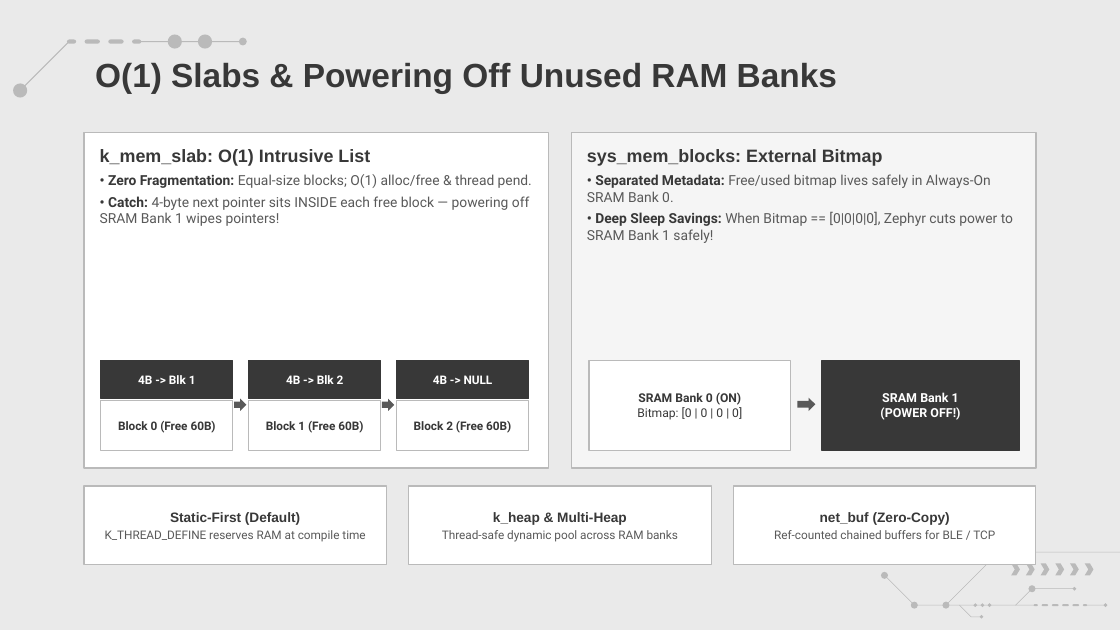
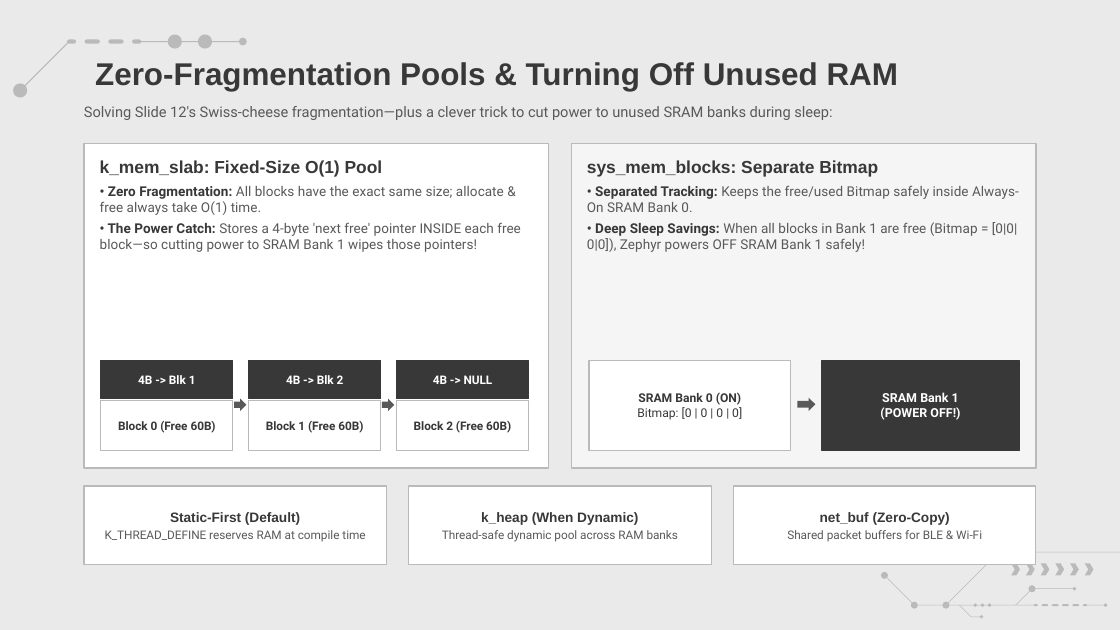
Before and after one commit to amrsaeedcse/zephyr-vs-freertos-presentation, a slide deck: slide 22 of Zephyr_RTOS_vs_FreeRTOS.pptx. Drawn at 1120x630 pixels with LibreOffice and Linux fonts; fonts in the diff are those of the drawing; background and template pictures are left out. Boxes give left, top, right and bottom in pixels: in the first picture for what was removed or moved away, otherwise in the second. Text is boxed around its words. In the diff, an @@ line names an element or a change of style, - is before the commit and + after.

Commit message:
Refine Part II Zephyr narrative, visuals & clarity (Slides 13-34)

```diff
--- a/Zephyr_RTOS_vs_FreeRTOS.pptx
+++ b/Zephyr_RTOS_vs_FreeRTOS.pptx
@@ title at [95, 62, 898, 91]: text changed; size 21.5 to 20.2 pt @@
-O(1) Slabs & Powering Off Unused RAM Banks
+Zero-Fragmentation Pools & Turning Off Unused RAM
@@ text added at [84, 106, 832, 120], 9.4 pt, text #595959 @@
+Solving Slide 12's Swiss-cheese fragmentation—plus a clever trick to cut power to unused SRAM banks during sleep:
@@ rectangle "k_mem_slab: Fixed-Size O(1) Pool": place and size @@
-rectangle "k_mem_slab: Fixed-Size O(1) Pool" at [84, 132, 549, 468]
+rectangle "k_mem_slab: Fixed-Size O(1) Pool" at [84, 143, 549, 468]
@@ rectangle "sys_mem_blocks: Separate Bitmap": place and size @@
-rectangle "sys_mem_blocks: Separate Bitmap" at [571, 132, 1036, 468]
+rectangle "sys_mem_blocks: Separate Bitmap" at [571, 143, 1036, 468]
@@ text in rectangle at [100, 160, 521, 252]: text changed; size 8.9 to 8.7 pt @@
-k_mem_slab: O(1) Intrusive List
-• Zero Fragmentation: Equal-size blocks; O(1) alloc/free & thread pend.
-• Catch: 4-byte next pointer sits INSIDE each free block — powering off SRAM Bank 1 wipes pointers!
+k_mem_slab: Fixed-Size O(1) Pool
+• Zero Fragmentation: All blocks have the exact same size; allocate & free always take O(1) time.
+• The Power Catch: Stores a 4-byte 'next free' pointer INSIDE each free block—so cutting power to SRAM Bank 1 wipes those pointers!
@@ text in rectangle at [587, 160, 1019, 252]: text changed; size 8.9 to 8.7 pt @@
-sys_mem_blocks: External Bitmap
-• Separated Metadata: Free/used bitmap lives safely in Always-On SRAM Bank 0.
-• Deep Sleep Savings: When Bitmap == [0|0|0|0], Zephyr cuts power to SRAM Bank 1 safely!
+sys_mem_blocks: Separate Bitmap
+• Separated Tracking: Keeps the free/used Bitmap safely inside Always-On SRAM Bank 0.
+• Deep Sleep Savings: When all blocks in Bank 1 are free (Bitmap = [0|0|0|0]), Zephyr powers OFF SRAM Bank 1 safely!
@@ text in rectangle at [481, 512, 638, 525]: text changed @@
-k_heap & Multi-Heap
+k_heap (When Dynamic)
@@ text in rectangle at [787, 530, 982, 542]: text changed @@
-Ref-counted chained buffers for BLE / TCP
+Shared packet buffers for BLE & Wi-Fi
```
Also in this commit, not shown: 19 other slides changed, 1 slide added, 1 slide removed, 2 other files.
